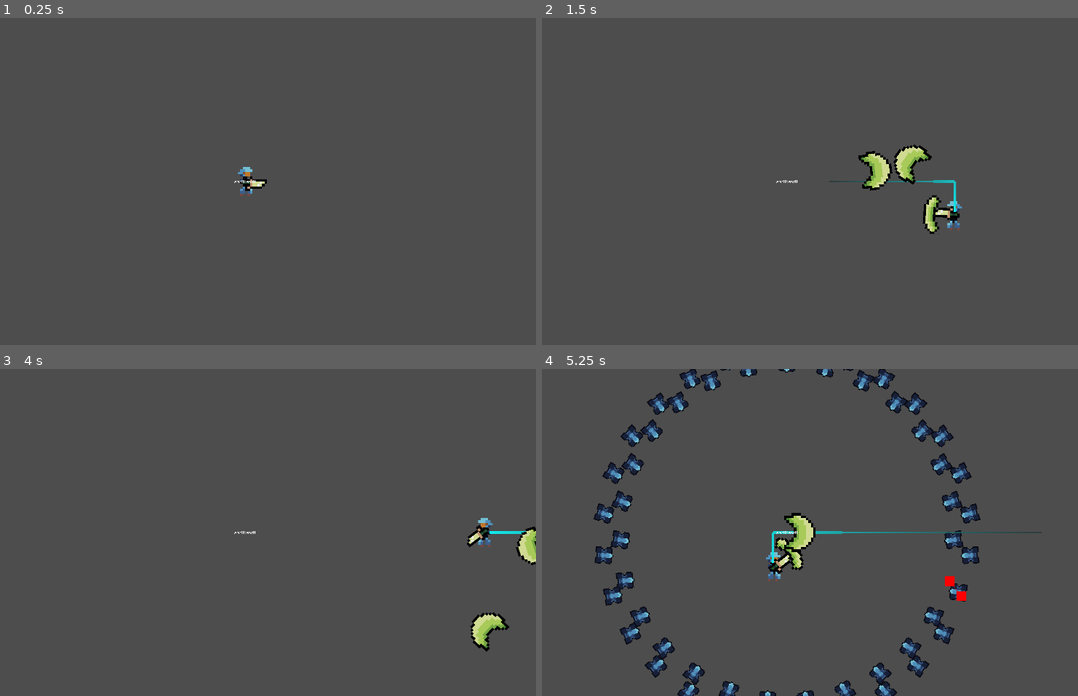
Above: before the commit, frames 1-4 (two rows, left to right).
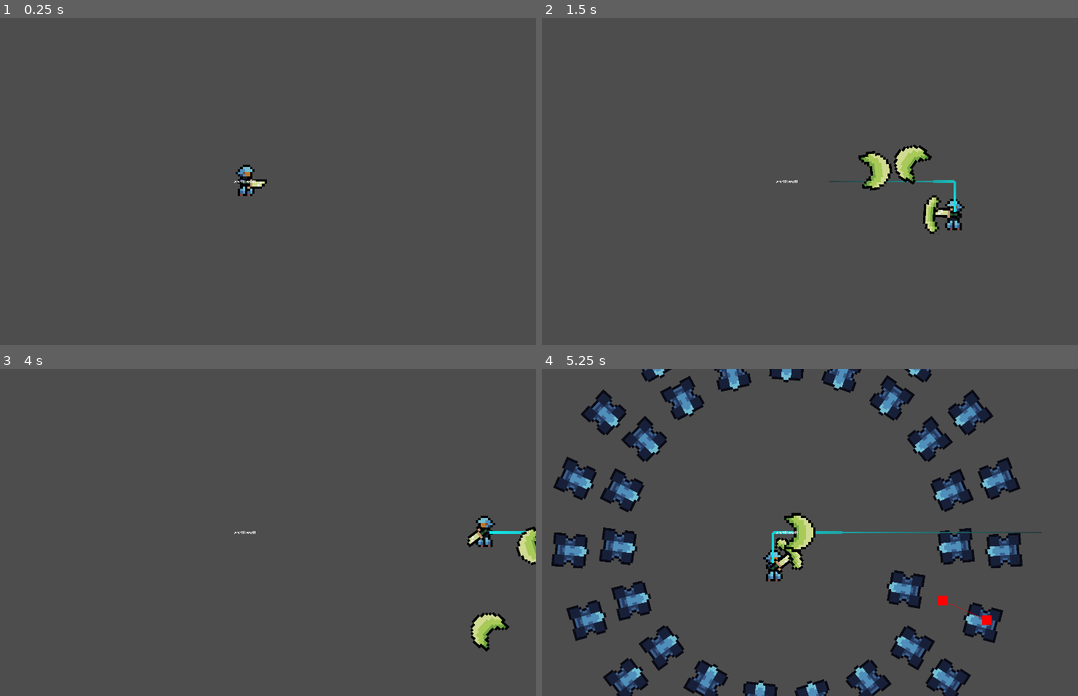
Above: after the commit, the same moments.

Repository: Augrider/Project-Endless
Game: Godot game, scene res://Main.tscn
Same seed, same stepped clock (60 frames per second), same inputs: the game is played once before the commit and once after it.
Inputs (mouse positions are in pixels of both pictures, inside the frame that each line leads up to):
- Up to frame 1 (0.25 s): no input
- Up to frame 2 (1.5 s): tap Enter at 0.5 s; move the mouse to (917, 165) at 0.52 s; press the mouse at (917, 165) at 0.53 s; hold D (move_right) 0.53-1.28 s; move the mouse to (670, 197) at 1.27 s; release the mouse at (670, 197) at 1.28 s; hold S (move_back) from 1.28 s (still down); click (670, 197) at 1.35 s
- Up to frame 3 (4 s): move the mouse to (305, 460) at 2.02 s; release S (move_back) at 2.03 s; press the mouse at (305, 460) at 2.03 s; hold D (move_right) 2.03-2.78 s; move the mouse to (214, 597) at 2.77 s; release the mouse at (214, 597) at 2.78 s; hold W (move_forward) 2.78-3.53 s; click (214, 597) at 2.85 s; move the mouse to (418, 581) at 3.52 s; press the mouse at (418, 581) at 3.53 s; hold A (move_left) from 3.53 s (still down)
- Up to frame 4 (5.25 s): move the mouse to (611, 483) at 4.27 s; release the mouse at (611, 483) at 4.28 s; click (611, 483) at 4.35 s; move the mouse to (815, 532) at 5.02 s; release A (move_left) at 5.03 s; press the mouse at (815, 532) at 5.03 s; hold S (move_back) from 5.03 s (still down)

The runs differ from the first frame. In frame 1, less than 0.1% of the frame differs, in the area x 43-48%, y 44-55%; in frame 2, less than 0.1%; in frame 3, 0.1%; in frame 4, 19%, in the area x 1-90%, y 0-100%.

Commit message:
Improved formations, enemy abilities, player sprite

Diff:
--- a/CircleFormation2D.gd
+++ b/CircleFormation2D.gd
@@ -11,12 +11,14 @@
 			return true
 	return false
 
-func get_spots_available()->Dictionary[Vector2, int]:
-	var dict:Dictionary[Vector2, int]
+func get_spots_available()->Array[int]:
+	var result:Array[int]
+
 	for i in size:
 		if !_enemies.has(i):
-			dict.set(get_spot(i), i)
-	return dict
+			result.append(i)
+
+	return result
 
 
 func get_spot(index:int)->Vector2:
@@ -37,7 +39,6 @@
 	return closest_spot
 
 
-
 func append(enemy:Enemy)->Vector2:
 	for i in size:
 		if !_enemies.has(i):
@@ -48,17 +49,6 @@
 func append_to_spot(enemy:Enemy, spot:int)->Vector2:
 	_enemies.set(spot, enemy)
 	return get_spot(spot)
-
-
-func get_spot_of(enemy:Enemy)->int:
-	var key = -1
-
-	for i in _enemies:
-		if _enemies[i] == enemy:
-			key = i
-			break
-
-	return key
 
 
 func remove(enemy:Enemy)->void:
@@ -72,8 +62,25 @@
 		_enemies.erase(key)
 
 
+func get_spot_of(enemy:Enemy)->int:
+	var key = -1
+
+	for i in _enemies:
+		if _enemies[i] == enemy:
+			key = i
+			break
+
+	return key
+
 func get_enemies()->Array[Enemy]:
 	return _enemies.values()
 
+func get_enemy(spot:int)->Enemy:
+	if _enemies.has(spot):
+		return _enemies[spot]
+
+	return null
+
+
 func count()->int:
 	return _enemies.size()
--- a/DEBUG_Environment.gd
+++ b/DEBUG_Environment.gd
@@ -7,104 +7,113 @@
 @export var inner_circle: Formation2D
 @export var outer_circle: Formation2D
 
-#@export var cooldown:Timer
-
-var _enemies:Array[Enemy]
-#var _active_enemies:Array[Enemy]
+var wave_ready:bool=false
 
 
 func _ready() -> void:
 	EnemyStorage.despawned.connect(_on_enemy_despawned)
 
 
-func spawn_wave() -> void:
+func _on_spawn_timer() -> void:
+	#print_debug("Sending units")
 	for i in inner_circle.size:
-		var enemy:Enemy = EnemyStorage.request_spawn(enemy_prefab)
-
-		enemy.global_position = inner_circle.append_to_spot(enemy, i)
-		enemy.look_at_target(player)
-
-		_enemies.append(enemy)
-		#_active_enemies.append(enemy)
+		spawn_new(enemy_prefab, inner_circle, i)
 
 	for i in outer_circle.size:
-		var enemy:Enemy = EnemyStorage.request_spawn(enemy_prefab)
+		spawn_new(enemy_prefab, outer_circle, i)
 
-		enemy.global_position = outer_circle.append_to_spot(enemy, i)
-		enemy.look_at_target(player)
+	wave_ready=true
 
-		_enemies.append(enemy)
+func _process(delta:float) -> void:
+	#Look at enemies at circles, do rearrangement
 
+	if !wave_ready:
+		return
 
-func _on_spawn_timer() -> void:
-	#print_debug("Sending units")
-	spawn_wave()
+	while inner_circle.any_spot_available() && _move_to_front():
+		pass
 
-	#for enemy:Enemy in _enemies:
-		#enemy.go_to_target(player.global_position)
+	#Spawn new enemies
+	for spot in outer_circle.get_spots_available():
+		spawn_new(enemy_prefab, outer_circle, spot)
 
 
 func _on_enemy_despawned(enemy:Enemy):
-	_enemies.erase(enemy)
-	var active_enemies := inner_circle.get_enemies()
-	var outer_enemies := outer_circle.get_enemies()
-
-	# enemy is not in active - do nothing for now
-	if !active_enemies.has(enemy):
-		return
-
-	var spot = inner_circle.get_spot_of(enemy)
-
 	inner_circle.remove(enemy)
-	var new_enemy := _get_closest(enemy, outer_enemies)
-
-	if new_enemy == enemy:
-		return
-
-	outer_circle.remove(new_enemy)
-	var position = inner_circle.append_to_spot(new_enemy, spot)
-
-	new_enemy.go_to_target(position)
-
-	#Spawn new at the end
+	outer_circle.remove(enemy)
 
 func _on_wave_attack_timer() -> void:
-	var _active_enemies := inner_circle.get_enemies()
-	for enemy in _active_enemies:
+	#Need to get attacker from currently present enemies
+	#Get enemy array before each attack
+	#Alternatively, give tasks without wait, let enemies handle time themselves
+	var enemy:Enemy
+
+	for i in inner_circle.size:
+		enemy = inner_circle.get_enemy(i)
+
 		if enemy == null:
 			continue
 
-		enemy.stop_moving()
-		enemy.perform_ability(player)
-		await get_tree().create_timer(0.2).timeout
+		enemy.perform_ability_targeted(1, 2)
 
+		await get_tree().create_timer(0.3).timeout
+
+	#Select random enemy
+	var _active_enemies := inner_circle.get_enemies()
 	_active_enemies.shuffle()
-	var enemy = _active_enemies[0]
+	enemy = _active_enemies[0]
+	var spot_position := enemy.global_position
 
 	if enemy == null:
 		return
 
 	enemy.follow_target(player)
-	await get_tree().create_timer(1).timeout
+	await get_tree().create_timer(2).timeout
 
-	for i in randi() % 6 + 5:
-		enemy.perform_ability(player)
-		await get_tree().create_timer(0.4).timeout
+	if enemy == null:
+		return
+
+	await enemy.perform_ability_chase(3, 5)
+	await get_tree().create_timer(0.2).timeout
+
+	enemy.go_to_target(spot_position)
 
 
-func _get_closest(target:Enemy, candidates:Array[Enemy])->Enemy:
+func _get_closest(target:Vector2, candidates:Array[Enemy])->Enemy:
 	if candidates.size()<=0:
-		return target
+		return null
 
-	var dis = target.position.distance_squared_to(candidates[0].position)
+	var dis = target.distance_squared_to(candidates[0].position)
 	var closest = candidates[0]
 
 	var temp_dis
 
 	for n in candidates:
-		temp_dis = target.position.distance_squared_to(n.position)
+		temp_dis = target.distance_squared_to(n.position)
 		if temp_dis < dis:
 			dis = temp_dis
 			closest = n
 
 	return closest
+
+func _move_to_front() -> bool:
+	var outer_enemies := outer_circle.get_enemies()
+	var free_spot:int = inner_circle.get_spots_available()[0]
+
+	var new_enemy := _get_closest(inner_circle.get_spot(free_spot), outer_enemies)
+
+	if new_enemy == null:
+		return false
+
+	outer_circle.remove(new_enemy)
+	var target = inner_circle.append_to_spot(new_enemy, free_spot)
+
+	new_enemy.go_to_target(target)
+
+	return true
+
+func spawn_new(enemy_prefab:PackedScene, formation:Formation2D, spot:int):
+		var enemy:Enemy = EnemyStorage.request_spawn(enemy_prefab)
+
+		enemy.global_position = formation.append_to_spot(enemy, spot)
+		enemy.look_at_target(player)
--- a/Enemies/DEBUG_Enemy_Small.tscn
+++ b/Enemies/DEBUG_Enemy_Small.tscn
@@ -6,48 +6,26 @@
 [ext_resource type="Texture2D" uid="uid://djg08bicjgpam" path="res://Enemies/Sprites/Enemy.png" id="2_vkbag"]
 [ext_resource type="Script" uid="uid://4com5kf7gw2p" path="res://Enemies/Scripts/EnemyMovement.gd" id="3_b2fr2"]
 [ext_resource type="Script" uid="uid://cjgc8oyk0fjsx" path="res://Weapons/Scripts/Launchers/Launcher_Offset.gd" id="5_b7dvi"]
+[ext_resource type="Script" uid="uid://cm581hdrply5r" path="res://Enemies/Scripts/Abilities/DEBUG_Ability_Targeted.gd" id="7_5e8k3"]
 [ext_resource type="Script" uid="uid://kgm4y55dvs1r" path="res://Player/Scripts/PlayerHealth.gd" id="7_vx07x"]
 
 [sub_resource type="CircleShape2D" id="CircleShape2D_b2fr2"]
-radius = 4.0
+radius = 7.0
 
 [sub_resource type="CircleShape2D" id="CircleShape2D_5e8k3"]
-radius = 4.0
+radius = 8.0
 
-[node name="DEBUG_Enemy_Small" type="CharacterBody2D" unique_id=1124543649]
+[node name="DEBUG_Enemy_Small" type="CharacterBody2D" unique_id=1124543649 node_paths=PackedStringArray("ability_targeted", "ability_spread", "ability_arena", "ability_chase")]
 collision_layer = 2
 collision_mask = 7
 script = ExtResource("1_s4o6d")
-projectile_prefab = ExtResource("2_kafru")
-
-[node name="Visuals" type="Sprite2D" parent="." unique_id=1924707109]
-unique_name_in_owner = true
-scale = Vector2(0.5, 0.5)
-texture = ExtResource("2_vkbag")
-script = ExtResource("2_b2fr2")
-
-[node name="Movement" type="NavigationAgent2D" parent="." unique_id=2087549942 node_paths=PackedStringArray("body")]
-unique_name_in_owner = true
-path_desired_distance = 5.0
-avoidance_enabled = true
-radius = 5.0
-neighbor_distance = 50.0
-debug_enabled = true
-script = ExtResource("3_b2fr2")
-body = NodePath("..")
-
-[node name="RepathTimer" type="Timer" parent="Movement" unique_id=616442296]
-wait_time = 0.6
-autostart = true
+ability_targeted = NodePath("Ability_Targeted")
+ability_spread = NodePath("Ability_Targeted")
+ability_arena = NodePath("Ability_Targeted")
+ability_chase = NodePath("Ability_Targeted")
 
 [node name="CollisionShape2D" type="CollisionShape2D" parent="." unique_id=1126737213]
 shape = SubResource("CircleShape2D_b2fr2")
-
-[node name="AbilityUser" type="Node2D" parent="." unique_id=242422743]
-
-[node name="Launcher" type="Node2D" parent="AbilityUser" unique_id=849237996]
-unique_name_in_owner = true
-script = ExtResource("5_b7dvi")
 
 [node name="Health" type="Area2D" parent="." unique_id=1712348552]
 position = Vector2(1, 0)
@@ -59,4 +37,32 @@
 position = Vector2(-1, 0)
 shape = SubResource("CircleShape2D_5e8k3")
 
+[node name="Visuals" type="Sprite2D" parent="." unique_id=1924707109]
+unique_name_in_owner = true
+texture = ExtResource("2_vkbag")
+script = ExtResource("2_b2fr2")
+
+[node name="Movement" type="NavigationAgent2D" parent="." unique_id=2087549942 node_paths=PackedStringArray("body")]
+unique_name_in_owner = true
+path_desired_distance = 5.0
+avoidance_enabled = true
+neighbor_distance = 50.0
+debug_enabled = true
+script = ExtResource("3_b2fr2")
+body = NodePath("..")
+
+[node name="RepathTimer" type="Timer" parent="Movement" unique_id=616442296]
+wait_time = 0.6
+autostart = true
+
+[node name="AbilityUser" type="Node2D" parent="." unique_id=242422743]
+
+[node name="Launcher" type="Node2D" parent="AbilityUser" unique_id=849237996]
+unique_name_in_owner = true
+script = ExtResource("5_b7dvi")
+
+[node name="Ability_Targeted" type="Node2D" parent="." unique_id=1181017405]
+script = ExtResource("7_5e8k3")
+projectile_prefab = ExtResource("2_kafru")
+
 [connection signal="timeout" from="Movement/RepathTimer" to="Movement" method="_on_repath_timer"]
--- /dev/null
+++ b/Enemies/Scripts/Abilities/DEBUG_Ability_Targeted.gd
@@ -0,0 +1,24 @@
+extends EnemyAbility
+
+@export var projectile_prefab: PackedScene
+@export var fire_rate: float = 1
+
+func _process(delta: float) -> void:
+	if durationLeft > 0:
+		durationLeft = clamp(durationLeft - delta, 0, durationLeft)
+
+func perform(enemy:Enemy, duration:float, intensity:float = 1):
+	durationLeft = duration
+	self.intensity = intensity
+
+	var player = Players.get_player()
+
+	while durationLeft > 0:
+		%Launcher.look_at(player.global_position)
+
+		var projectiles = %Launcher.spawn(projectile_prefab)
+
+		for projectile:Projectile in projectiles:
+			projectile.init()
+
+		await get_tree().create_timer(1/(fire_rate*self.intensity)).timeout
--- a/Enemies/Scripts/Enemy.gd
+++ b/Enemies/Scripts/Enemy.gd
@@ -1,6 +1,9 @@
 class_name Enemy extends CharacterBody2D
 
-@export var projectile_prefab: PackedScene
+@export var ability_targeted:EnemyAbility
+@export var ability_spread:EnemyAbility
+@export var ability_arena:EnemyAbility
+@export var ability_chase:EnemyAbility
 
 
 func _ready() -> void:
@@ -32,10 +35,22 @@
 
 #TODO: Some way to get a target. Give all valid targets as struct?
 
-func perform_ability(target:Node2D):
-	%Launcher.look_at(target.global_position)
+#Abilities for units:
+#	Formation attack. Two modes: spray and targeted
+#	Chase attack (change behavior and go to arena and actively engage player)
+#	Arena attack (shoot in the middle of arena for a duration. May be useless)
+#Other abilities are solely part of each enemy and activate by conditions
+#Bosses can operate under chase attack, having entire AI with patterns hidden inside
+#Add stop current ability
 
-	var projectiles = %Launcher.spawn(projectile_prefab)
+func perform_ability_targeted(duration:float, intensity:=1.0):
+	await ability_targeted.perform(self, duration, intensity)
 
-	for projectile:Projectile in projectiles:
-		projectile.init()
+func perform_ability_spray(duration:float, intensity:=1.0):
+	await ability_spread.perform(self, duration, intensity)
+
+func perform_ability_arena(duration:float, intensity:=1.0):
+	await ability_arena.perform(self, duration, intensity)
+
+func perform_ability_chase(duration:float, intensity:=1.0):
+	await ability_chase.perform(self, duration, intensity)
--- /dev/null
+++ b/Enemies/Scripts/EnemyAbility.gd
@@ -0,0 +1,7 @@
+@abstract class_name EnemyAbility extends Node2D
+
+var durationLeft:float
+var intensity:float = 1
+
+@abstract
+func perform(enemy:Enemy, duration:float, intensity:float = 1)
--- a/Formation2D.gd
+++ b/Formation2D.gd
@@ -5,7 +5,7 @@
 @abstract
 func any_spot_available()->bool
 @abstract
-func get_spots_available()->Dictionary[Vector2, int]
+func get_spots_available()->Array[int]
 
 @abstract
 func get_spot(index:int)->Vector2
@@ -16,14 +16,16 @@
 func append(enemy:Enemy)->Vector2
 @abstract
 func append_to_spot(enemy:Enemy, spot:int)->Vector2
-@abstract
-func get_spot_of(enemy:Enemy)->int
 
 @abstract
 func remove(enemy:Enemy)->void
 
 @abstract
+func get_spot_of(enemy:Enemy)->int
+@abstract
 func get_enemies()->Array[Enemy]
+@abstract
+func get_enemy(spot:int)->Enemy
 
 @abstract
 func count()->int
--- a/Main.tscn
+++ b/Main.tscn
@@ -29,13 +29,12 @@
 [node name="Circle_Inner" type="Node2D" parent="Environment" unique_id=1616828660]
 script = ExtResource("5_fos0i")
 radius = 70.0
-size = 27
+size = 19
 
 [node name="Circle_Outer" type="Node2D" parent="Environment" unique_id=360548864]
 script = ExtResource("5_fos0i")
-radius = 75.0
-offset = 0.5
-size = 28
+radius = 90.0
+size = 19
 
 [node name="Projectiles" type="Node2D" parent="Environment" unique_id=11947576]
 
--- a/Player/Animations/Player_frames.tres
+++ b/Player/Animations/Player_frames.tres
@@ -1,6 +1,6 @@
 [gd_resource type="SpriteFrames" format=3 uid="uid://dubjv2co4dln5"]
 
-[ext_resource type="Texture2D" uid="uid://5cedbtgc66jy" path="res://Aseprite/character_test.png" id="1_n344k"]
+[ext_resource type="Texture2D" uid="uid://dign5vl2kht11" path="res://Player/Sprites/character_test.png" id="1_n344k"]
 
 [resource]
 animations = [{
--- a/Projectiles/DEBUG_EnemyProjectile.tscn
+++ b/Projectiles/DEBUG_EnemyProjectile.tscn
@@ -13,7 +13,7 @@
 
 [node name="Projectile" type="CharacterBody2D" unique_id=163435155]
 collision_layer = 8
-collision_mask = 5
+collision_mask = 4
 script = ExtResource("1_xefyd")
 speed_curve = SubResource("Curve_y1hf8")
 power = 5.0
@@ -26,7 +26,7 @@
 
 [node name="Area2D" type="Area2D" parent="." unique_id=1636163517]
 collision_layer = 8
-collision_mask = 5
+collision_mask = 4
 
 [node name="CollisionShape2D" type="CollisionShape2D" parent="Area2D" unique_id=896404539]
 rotation = 1.5708
Not shown, added: Enemies/Scripts/Abilities/DEBUG_Ability_Targeted.gd.uid
Not shown, added: Enemies/Scripts/EnemyAbility.gd.uid
Binary file changed: Player/Sprites/character_test.png
Not shown, changed: Aseprite/character_test.pxo
